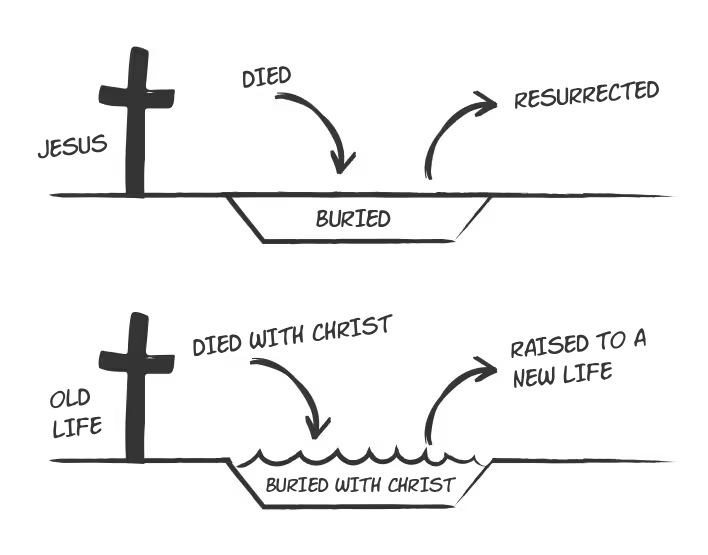
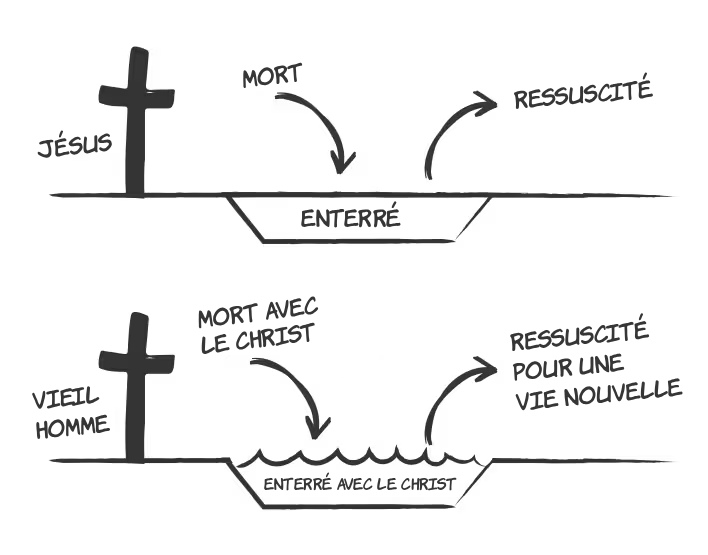
Layer changes from the first 708 x 555 image to the second:
renamed "JESUS" to "JÉSUS", painted on it over box(37, 130, 112, 159)
renamed "DIED" to "MORT", painted on it over box(242, 62, 303, 88)
renamed "BURIED" to "ENTERRÉ", painted on it over box(301, 201, 401, 228)
renamed "RESURRECTED" to "RESSUSCITÉ", painted on it over box(514, 72, 659, 109)
renamed "OLD LIFE" to "VIEIL HOMME", painted on it over box(32, 386, 110, 439)
renamed "DIED WITH CHRIST" to "MORT AVEC LE CHRIST", painted on it over box(193, 296, 393, 356)
renamed "BURIED WITH CHRIST" to "ENTERRÉ AVEC LE CHRIST", painted on it over box(264, 472, 457, 492)
renamed "RAISED TO A NEW LIFE" to "RESSUSCITÉ POUR UNE VIE NOUVELLE", painted on it over box(510, 313, 683, 411)
